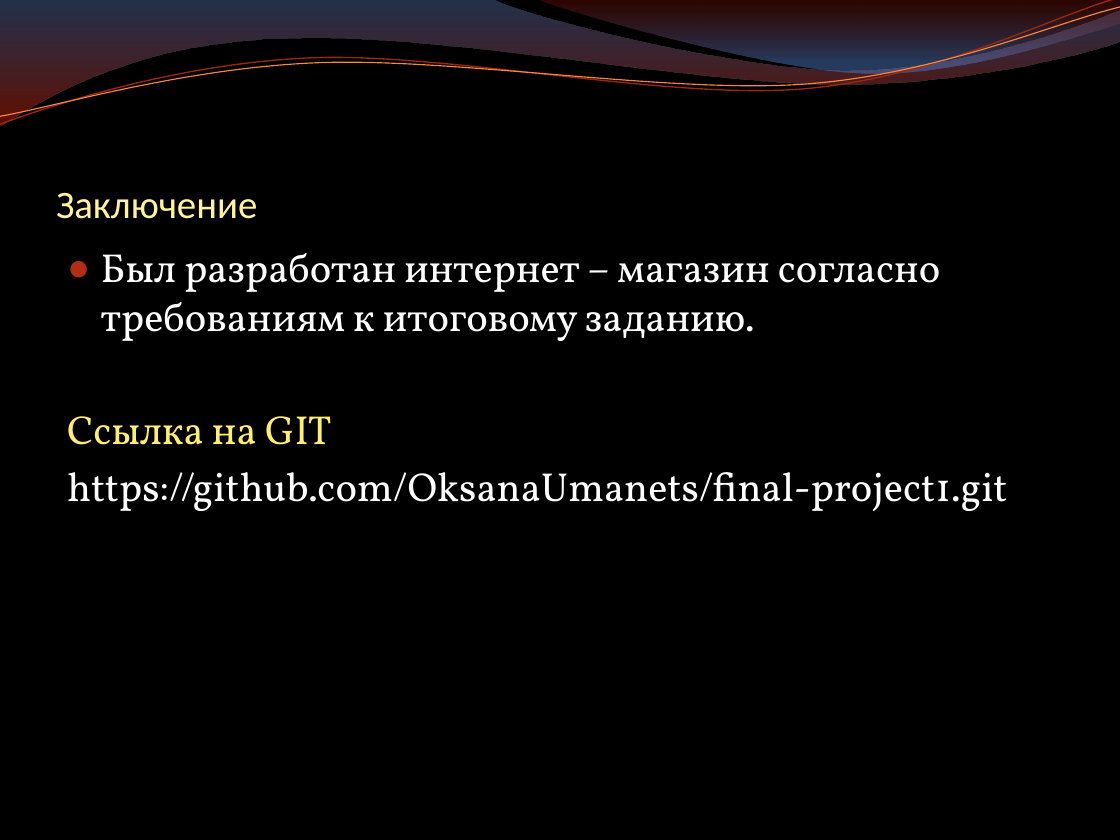
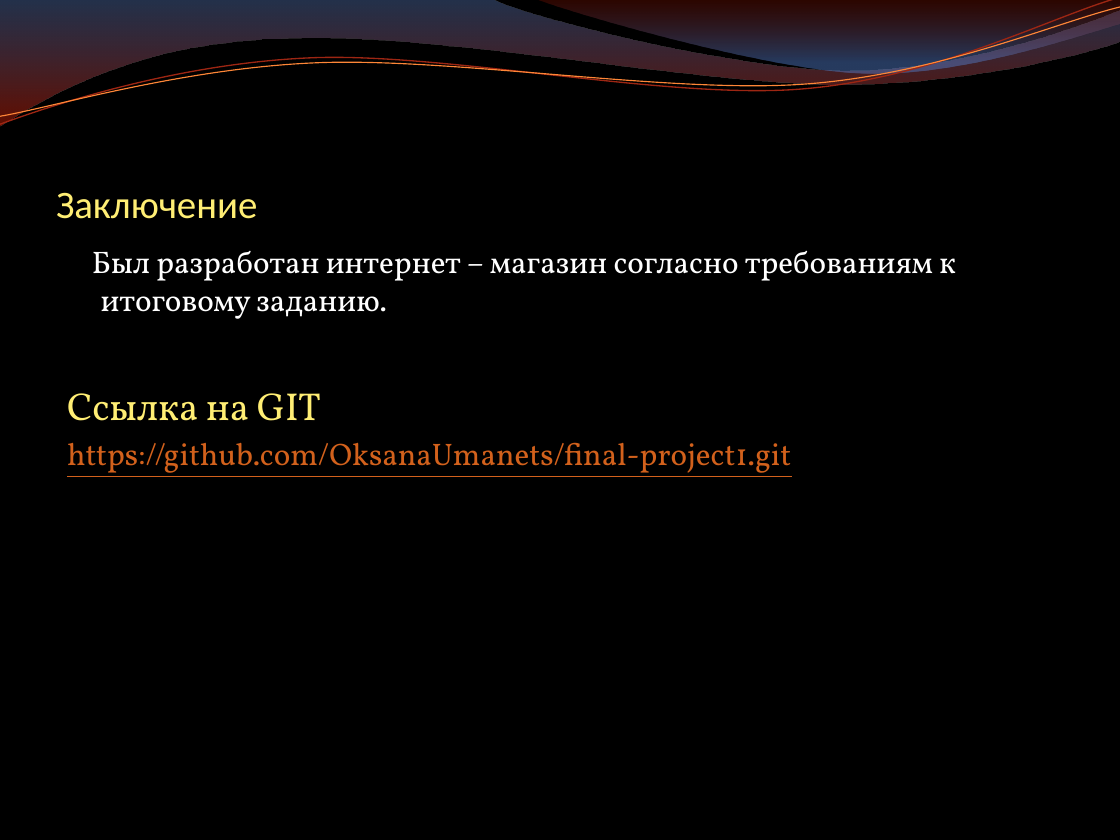
Before and after one commit to OksanaUmanets/final-project1, a slide deck: slide 9 of Презентация.pptx (slide 7 before the commit). Drawn at 1120x840 pixels with LibreOffice and Linux fonts; fonts in the diff are those of the drawing; background and template pictures are left out. Boxes give left, top, right and bottom in pixels: in the first picture for what was removed or moved away, otherwise in the second. Text is boxed around its words. In the diff, an @@ line names an element or a change of style, - is before the commit and + after.

```diff
--- a/Презентация.pptx
+++ b/Презентация.pptx
@@ title "Заключение" at box(56, 192, 257, 219): text colour #FFF39D to #FFEE74 @@
@@ text "Был разработан интернет – магазин ..." at box(67, 251, 956, 477): size 26 to 20 pt; size 26 to 25 pt in "Ссылка на GIT"; text colour #FFFFFF to #D2611C, underline on in "https://github.com/OksanaUmanets/final-project1.git"; bullet ● to none; less space between paragraphs @@
```
Also in this commit, not shown: 6 other slides changed, 2 slides added, 4 other files.
